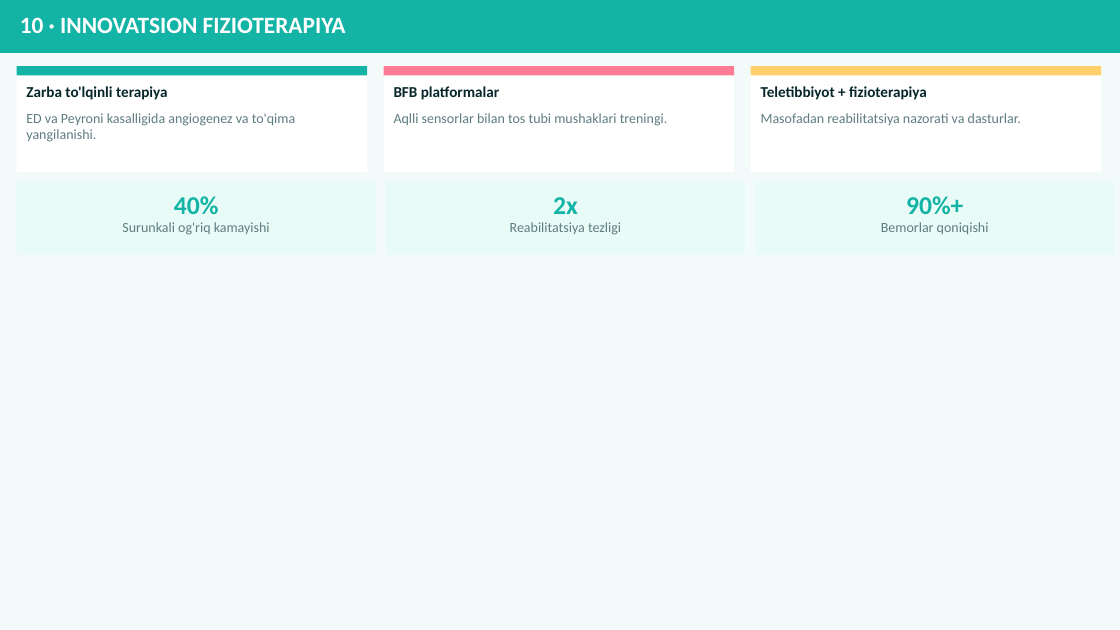
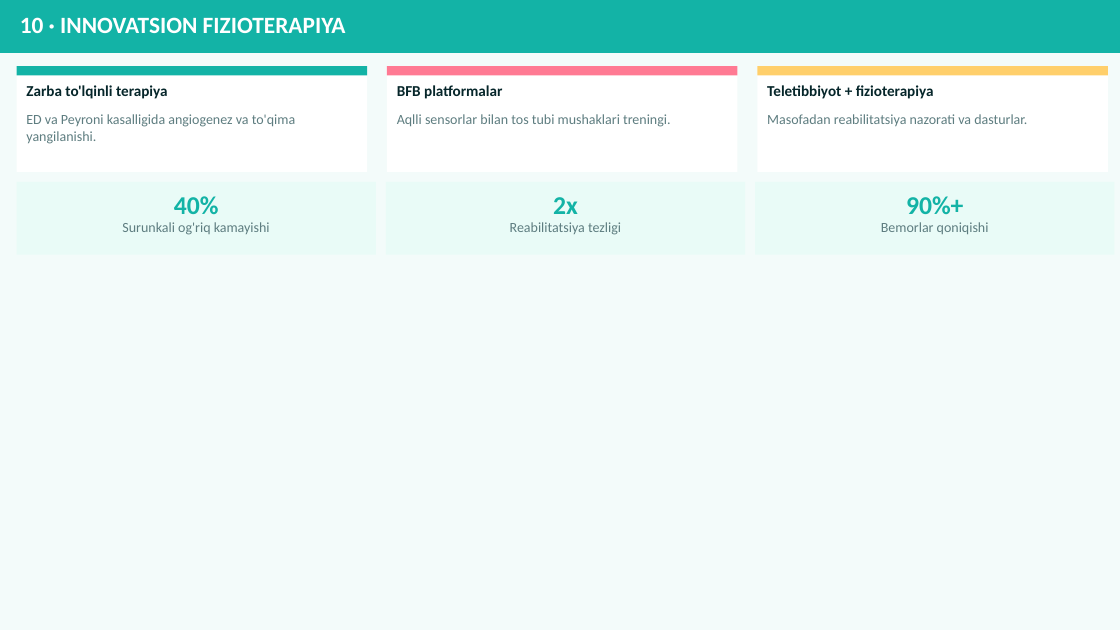
Before and after one commit to mirshod96/Claude-test, a slide deck: slide 12 of presentations/01-fizioterapiya.pptx. Drawn at 1120x630 pixels with LibreOffice and Linux fonts; fonts in the diff are those of the drawing. Boxes give left, top, right and bottom in pixels: in the first picture for what was removed or moved away, otherwise in the second. Text is boxed around its words. In the diff, an @@ line names an element or a change of style, - is before the commit and + after.

```diff
--- a/presentations/01-fizioterapiya.pptx
+++ b/presentations/01-fizioterapiya.pptx
@@ 4 rectangles: place and size @@
-4 rectangles at box(384, 66, 1102, 172)
+4 rectangles at box(387, 66, 1108, 172)
@@ text "Teletibbiyot + fizioterapiya": place and size @@
-text "Teletibbiyot + fizioterapiya" at box(761, 86, 927, 100)
+text "Teletibbiyot + fizioterapiya" at box(767, 85, 934, 99)
@@ text "Masofadan reabilitatsiya nazorati va dasturlar.": place and size @@
-text "Masofadan reabilitatsiya nazorati va dasturlar." at box(761, 113, 1021, 125)
+text "Masofadan reabilitatsiya nazorati va dasturlar." at box(767, 114, 1027, 126)
```
Also in this commit, not shown: 7 other slides changed, 1 other file.
